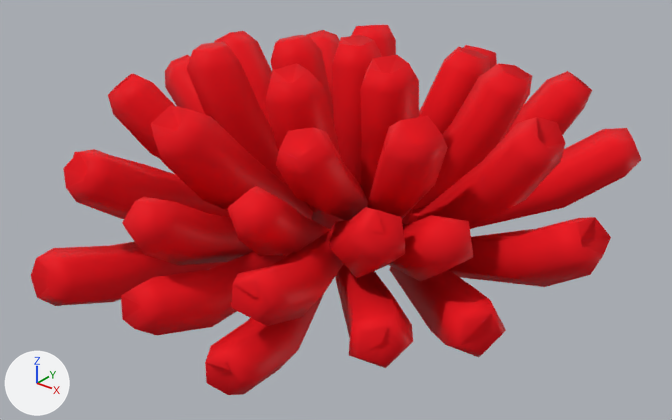
One commit to the glTF model 3dobjects/red_coral.glb: the scene before it, then after it.
Camera for both pictures: a 50 mm camera at (0.457, -0.81, 0.31) aimed at (0.018, -0.261, -0.03). Arrows for +X, +Y and +Z are at lower left; the lights stay in place. Where no turn or scale is listed for an object, it has been applied to the vertices.

The first picture shows 'node_id30'.
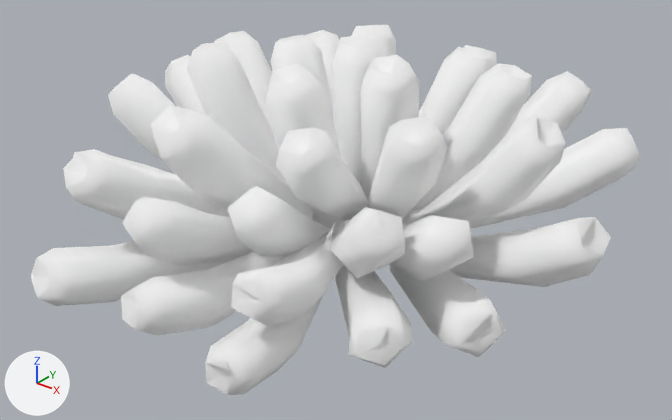
The newer file is also turned or shifted as a whole; pictures and numbers use the older file's frame.

Edits to the scene script, one JSON object a line:
```json
{"block": "mat_112", "change": "nodes: BsdfPrincipled, Math x3, Mix, OutputMaterial, TexImage x2, VertexColor"}
{"block": "mat_112", "change": "uses the picture img_image_0"}
{"block": "mat_112", "change": "uses the picture img_image_1"}
{"block": "mat_112", "change": "nodes: BsdfPrincipled, Math x2, OutputMaterial, VertexColor"}
```

Pixel boxes [x1, y1, x2, y2] of what changed, in the pictures (672 x 420 px):
```json
{"object": "node_id30", "change": "surface changed", "before": [31, 25, 641, 395], "after": [31, 25, 641, 395], "on screen": "red to white"}
```
